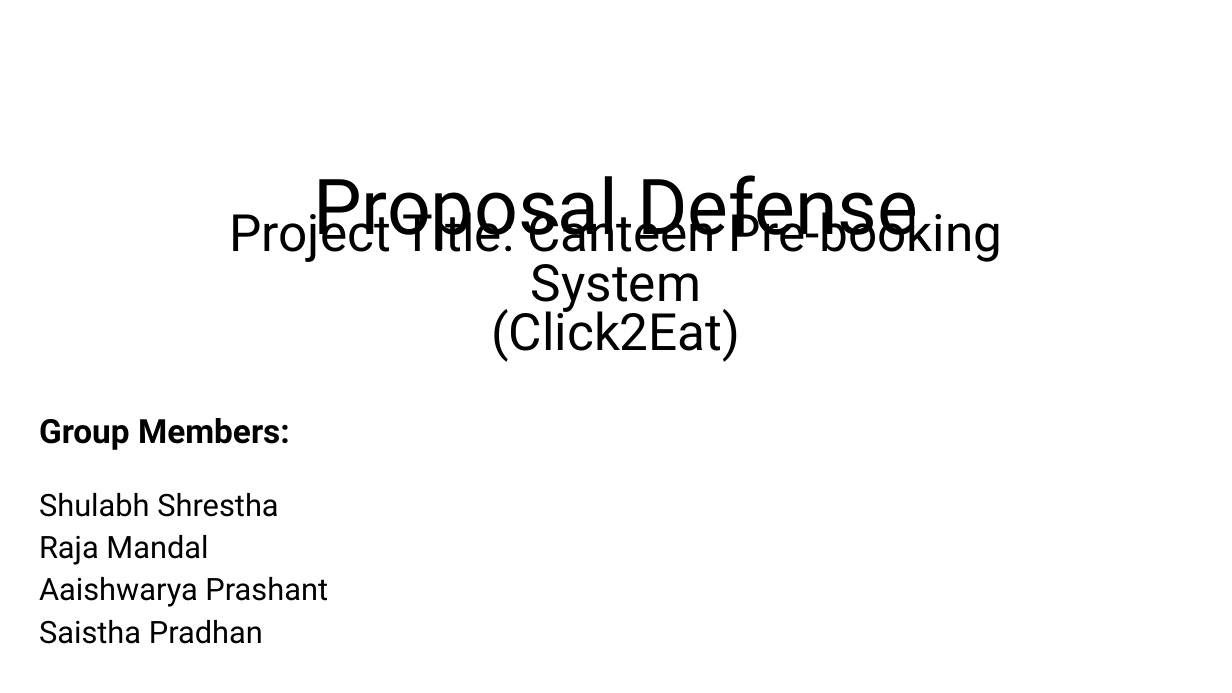
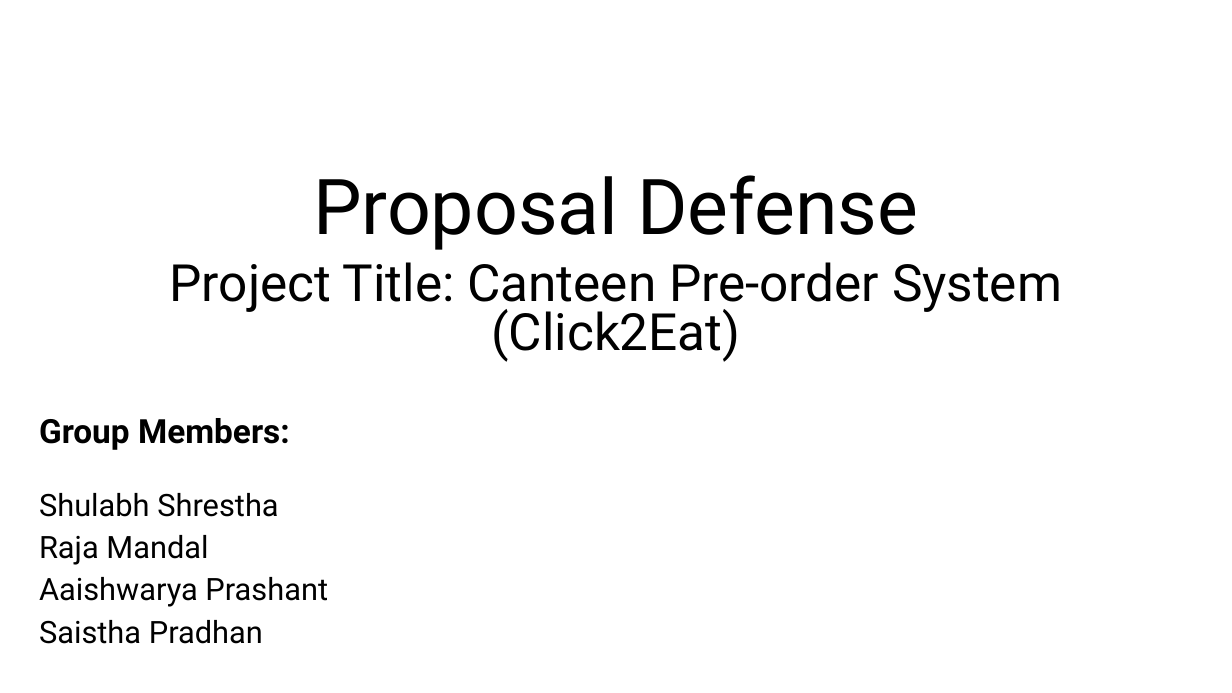
Before and after one commit to Lumineskz/project-ii-main, a slide deck: slide 1 of Slides/Proposal Defense.pptx. Drawn at 1232x693 pixels with LibreOffice and Linux fonts; fonts in the diff are those of the drawing. Boxes give left, top, right and bottom in pixels: in the first picture for what was removed or moved away, otherwise in the second. Text is boxed around its words. In the diff, an @@ line names an element or a change of style, - is before the commit and + after.

```diff
--- a/Slides/Proposal Defense.pptx
+++ b/Slides/Proposal Defense.pptx
@@ text at box(170, 262, 1062, 313): text changed @@
-Project Title: Canteen Pre-booking System
+Project Title: Canteen Pre-order System
```
Also in this commit, not shown: 4 other slides changed, 8 other files.
